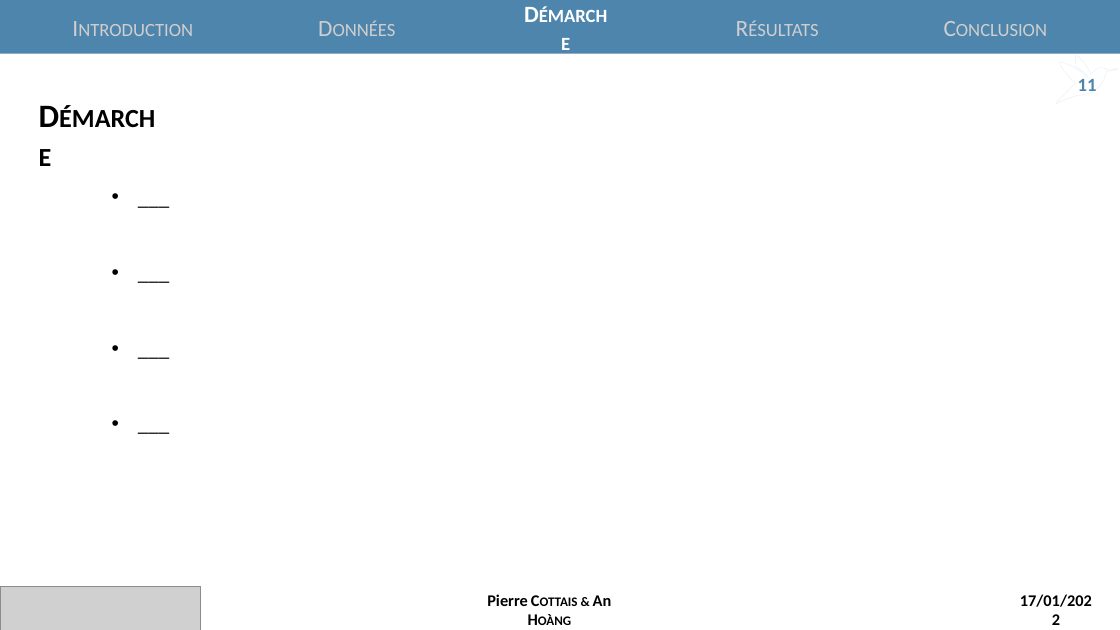
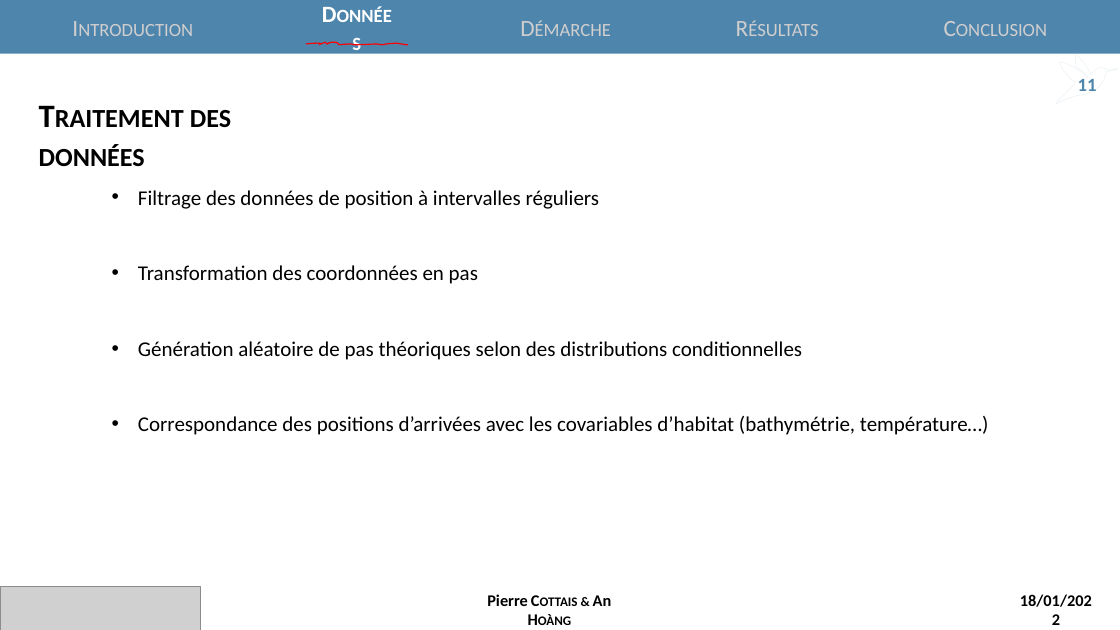
Before and after one commit to PCottais/puffin_scopoli, a slide deck: slide 11 of presentation_v3.pptx. Drawn at 1120x630 pixels with LibreOffice and Linux fonts; fonts in the diff are those of the drawing; grey boxes stand for pictures. Boxes give left, top, right and bottom in pixels: in the first picture for what was removed or moved away, otherwise in the second. Text is boxed around its words. In the diff, an @@ line names an element or a change of style, - is before the commit and + after.

```diff
--- a/presentation_v3.pptx
+++ b/presentation_v3.pptx
@@ text "Données" at [39,145,145,166]: text colour #D0CECE to #FFFFFF, bold on @@
@@ text "Démarche" at [512,8,619,45]: text colour #FFFFFF to #D0CECE, bold off @@
@@ freeform shape added at [306,42,408,45], outline #FF0000 1 pt @@
@@ text removed at [30,91,172,139] @@
-Démarche
@@ text added at [190,110,231,127], 28 pt, text #000000, bold, small capitals @@
+Traitement des données
@@ text removed at [103,167,179,515] @@
-• ___
-• ___
-• ___
-• ___
@@ text added at [138,190,989,435], 18 pt, text #000000 @@
+• Filtrage des données de position à intervalles réguliers
+• Transformation des coordonnées en pas
+• Génération aléatoire de pas théoriques selon des distributions conditionnelles
+• Correspondance des positions d’arrivées avec les covariables d’habitat (bathymétrie, température…)
@@ text at [1020,594,1092,607]: text changed @@
-17/01/2022
+18/01/2022
```
Also in this commit, not shown: 13 other slides changed, 1 slide added.
